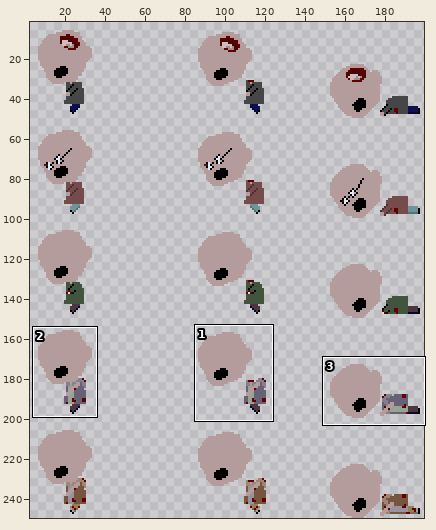
One commit to this sprite sheet: Assets/Prefabs/Characters/monster_ad.png. The first picture is a wide view before the edit; the outline marks the close-up.
Close-up. As it was:
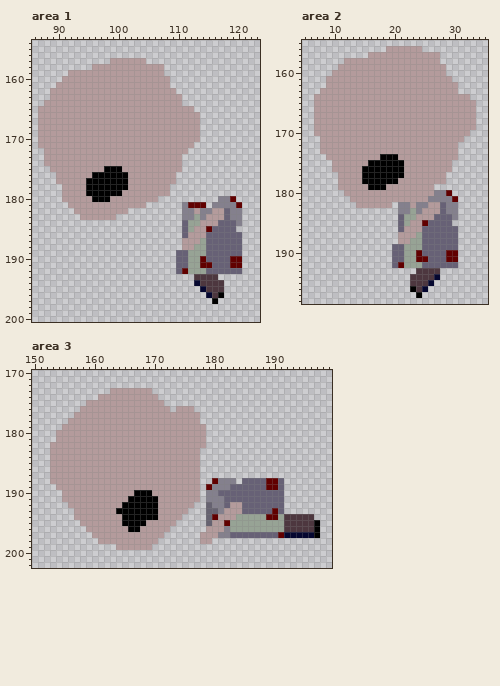
The file is 200x250 pixels. Colours within 5 levels of each other are drawn and written as one. Shown: area 1: x 86..123, y 154..200; area 2: x 5..35, y 155..198; area 3: x 150..199, y 170..202. The wide view leaves out empty margins. The commit also changed other parts of the picture, which this record leaves out.
After the commit:
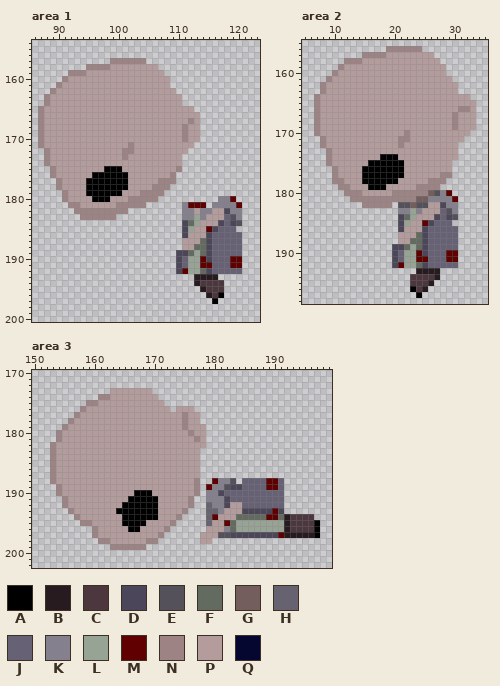
Palette (. is transparent): A #000000  B #271b20  C #4d373f  D #4c465a  E #54515a  F #636b60  G #735d5d  H #666270  J #676176  K #84808d  L #97a395  M #610000  N #9d8383  P #b49b9c  Q #050730
Changes in this commit:
Changed rows in their new state; - is an unchanged pixel.
Area 1:
first column x 87:
157 ------------NNNNNN----------------
158 --------NNNN--------.-------------
159 -----NNN--------------------------
160 ----N-----------------------------
161 ---N------------------------------
162 --N-------------------------------
163 -N--------------------------------
164 -N--------------------------------
165 N---------------------------------
166 N---------------------------------
167 N------------------------N--------
168 N-----------------------N---------
169 N-----------------------N---------
170 N-----------------------N---------
171 N--------------N------------------
172 -N------------NN------------------
173 -N------------N-------------------
174 -N--------------------------------
175 --N--------------------N----------
176 --N-------------------N-----------
177 ---N----------------NNN-----------
178 ---N---------------NNN------------
179 ----N------------NNNN.------------
180 ----N----------NNNNN--------------
181 -----NN------NNNNN----------------
182 ------NNNNNNNNN----------------D--
183 -------NNNNNN-------------------E-
184 ------------------------DF----D-DE
185 ------------------------D----D----
186 ------------------------D---D-----
187 ---------------------------FD-----
188 --------------------------FFD-----
189 -----------------------DDF-FD-----
190 -----------------------D----D-----
191 -----------------------D----------
192 -----------------------D---FD-----
193 --------------------------BBBB----
194 --------------------------B-------
195 ---------------------------B------
196 ----------------------------B-----
Area 2:
first column x 7:
156 ------------NNNNNN--------
157 --------NNNN--------.-----
158 -----NNN------------------
159 ----N---------------------
160 ---N----------------------
161 --N-----------------------
162 -N------------------------
163 -N------------------------
164 N-------------------------
165 N-------------------------
166 N-----------------------NN
167 N----------------------N--
168 N----------------------N--
169 N----------------------N--
170 N--------------N----------
171 -N------------NN----------
172 -N------------N-----------
173 -.N-----------------------
174 --N-----------------------
175 --N-----------------------
176 ---N----------------------
177 ---N-----------------NN---
178 ---NN--------------NNN----
179 ----NN-----------NNNN-----
180 -----NNN-----NNNNNNGE-----
181 ------NNNNNNNNNNNGG-------
182 -------.NNNNN-EEGEE--D----
183 ----------------------E---
184 --------------DF----D-DE--
185 --------------D----D------
186 --------------D---D-------
187 -----------------FD-------
188 ----------------FFD-------
189 -------------DDF-FD-------
190 -------------D----D-------
191 -------------D------------
192 -------------D---FD-------
193 -----------------BBBB-----
194 --------------------B-----
195 -------------------B------
196 ------------------B-------
Area 3:
first column x 153:
174 --------NN----------------------------------
175 ------NN------------------------------------
176 -----N--------------------------------------
177 ----N-----------------N---------------------
178 ---N------------------N---------------------
179 --N-------------------N---------------------
180 -N---------------------N--------------------
181 -N----------------------N-------------------
182 N-------------------------------------------
183 N-------------------------------------------
184 N-------------------------------------------
185 N-------------------------------------------
186 N-------------------------------------------
187 N-------------------------------------------
188 N-----------------------N-----E-------------
189 -N----------------------N----EDD------------
190 -N----------------------N---D---------------
191 --N--------------------N.----D--------------
192 --N--------------------N-----D--------------
193 ---N------------------N---------DDDDD-D-----
194 ----N----------------N---------FFFFF--FB----
195 -----NN-------------N---------F--------B----
196 ------.N-----------N----------F--------B----
197 -------N----------N---------EEDDDDDDDD-BBBBB
198 --------NN------NN--------------------------
199 ----------NNNNNN.---------------------------
Pixel boxes of the changes (left, top, right, bottom) in both close-ups:
changed: (38, 58, 242, 298)
changed: (314, 46, 470, 292)
changed: (50, 394, 314, 550)
